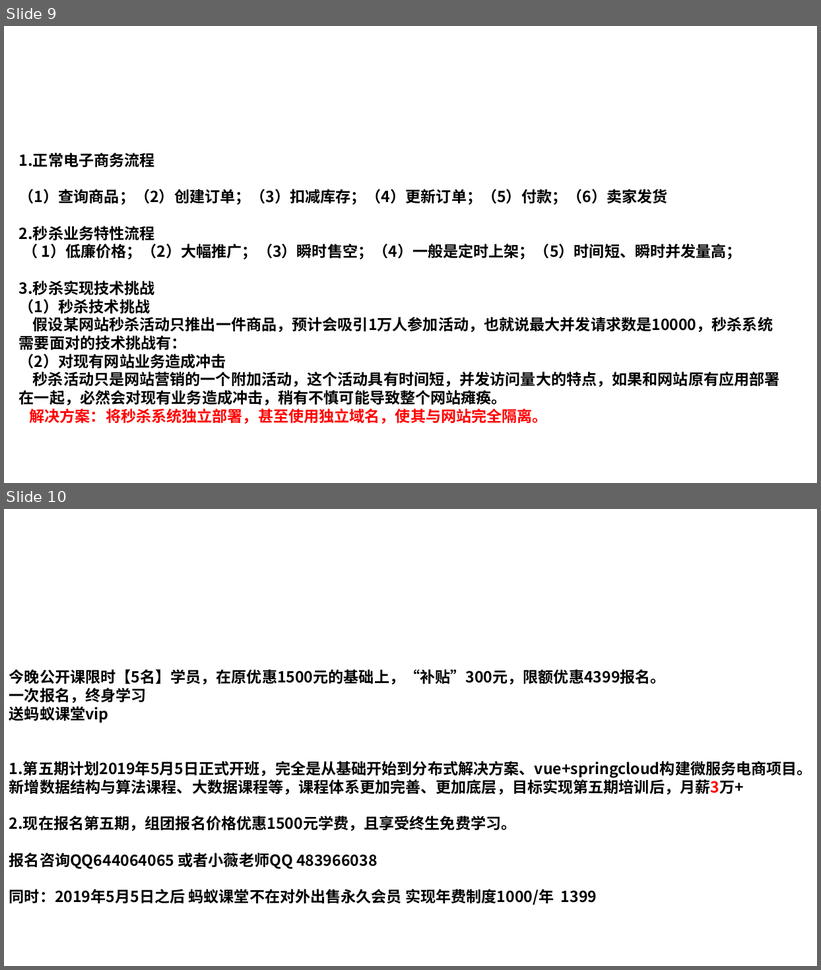
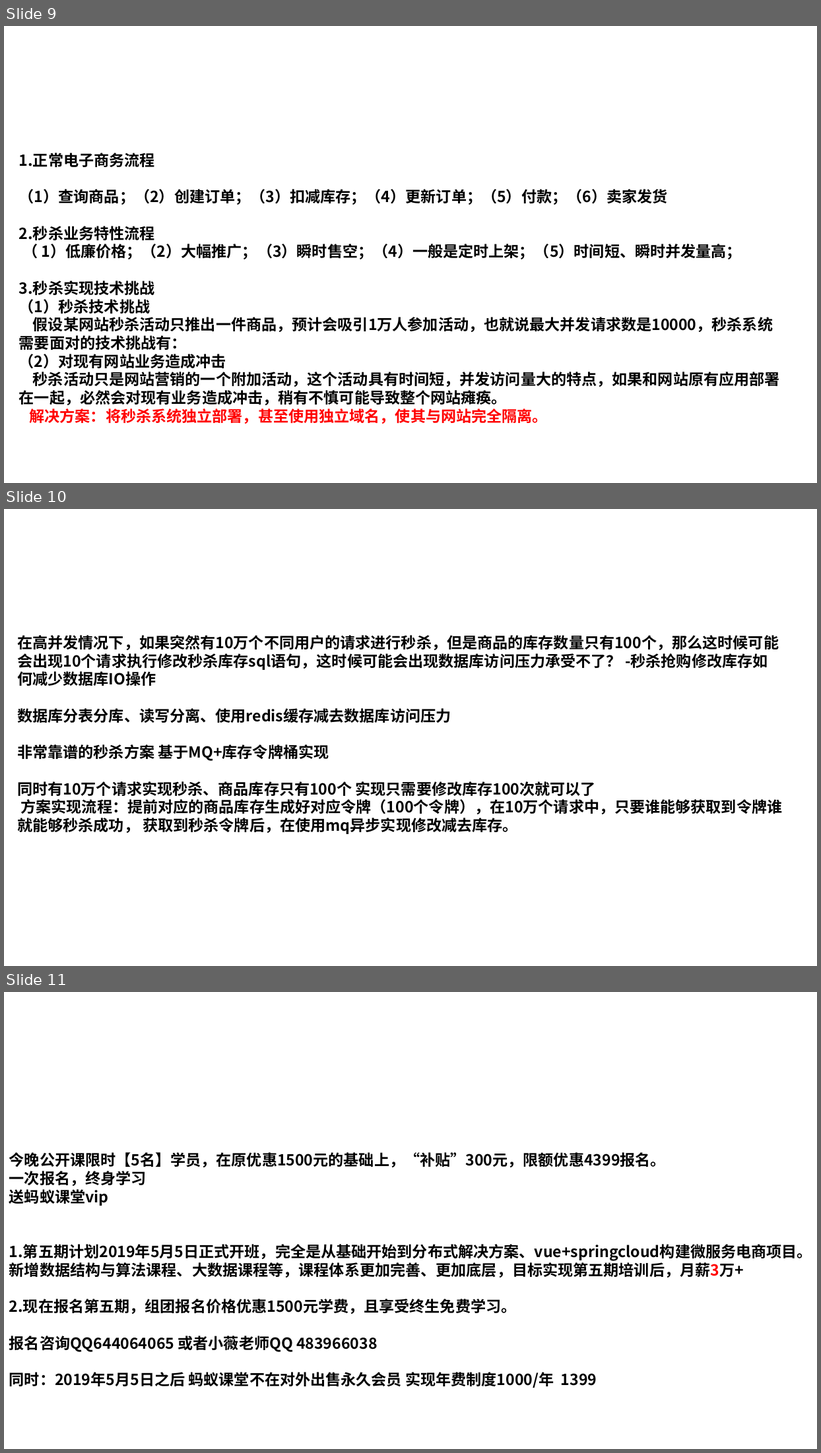
Before and after one commit to Aiden-Coding/java_learning, a slide deck: doc/Java实现秒杀抢购.pptx. Shown one above the other, each under a label of ours: slides 9 and 10 before the commit, slides 9, 10 and 11 after it. The pictures are 821x970 and 821x1453 pixels, drawn with LibreOffice and Linux fonts; fonts in the diff are those of the drawing; background and template pictures are left out. Boxes give left, top, right and bottom in pixels: in the first picture for what was removed or moved away, otherwise in the second. Text is boxed around its words. In the diff, an @@ line names an element or a change of style, - is before the commit and + after.

```diff
--- a/doc/Java实现秒杀抢购.pptx
+++ b/doc/Java实现秒杀抢购.pptx
@@ slide 10 added at [4,509,817,966], background picture (left out) @@
@@ text added at [15,540,761,575], 28 pt, text #FFFFFF, bold @@
+秒杀抢购修改库存如何减少数据库IO操作
@@ text added at [17,635,783,834], 18 pt, text #000000, bold @@
+在高并发情况下，如果突然有10万个不同用户的请求进行秒杀，但是商品的库存数量只有100个，那么这时候可能会出现10个请求执行修改秒杀库存sql语句，这时候可能会出现数据库访问压力承受不了？ -秒杀抢购修改库存如何减少数据库IO操作
+数据库分表分库、读写分离、使用redis缓存减去数据库访问压力
+非常靠谱的秒杀方案 基于MQ+库存令牌桶实现
+同时有10万个请求实现秒杀、商品库存只有100个 实现只需要修改库存100次就可以了
+方案实现流程：提前对应的商品库存生成好对应令牌（100个令牌），在10万个请求中，只要谁能够获取到令牌谁就能够秒杀成功， 获取到秒杀令牌后，在使用mq异步实现修改减去库存。
@@ what was slide 10 is now slide 11 @@
```
Also in this commit, not shown: 1 slide changed, 13 other files.
